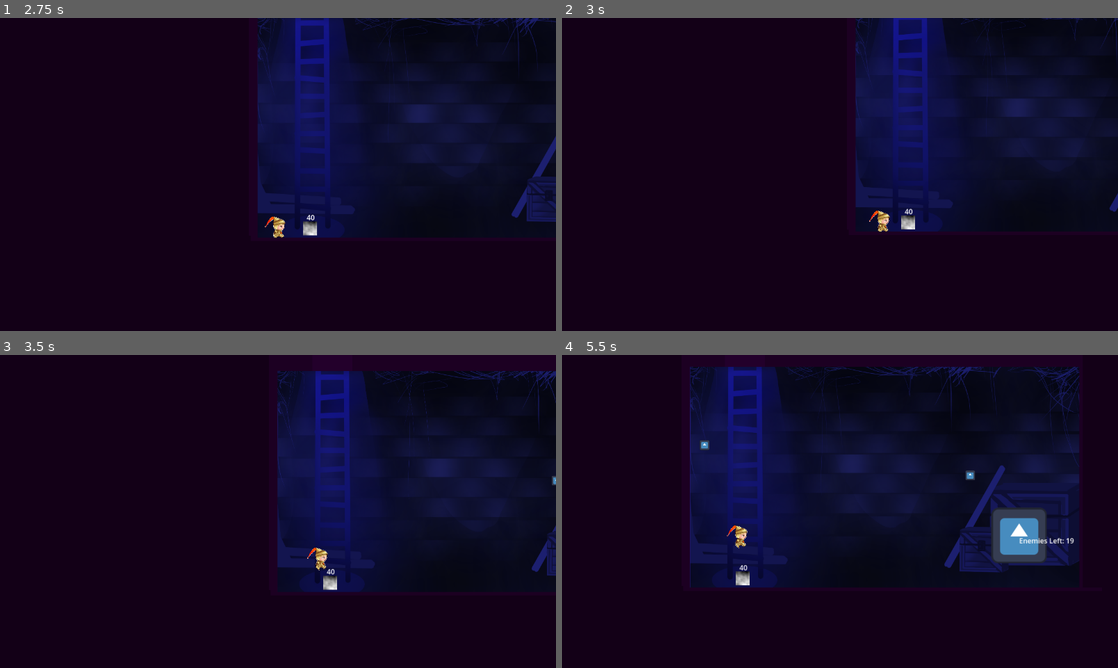
Above: before the commit, frames 1-4 (two rows, left to right).
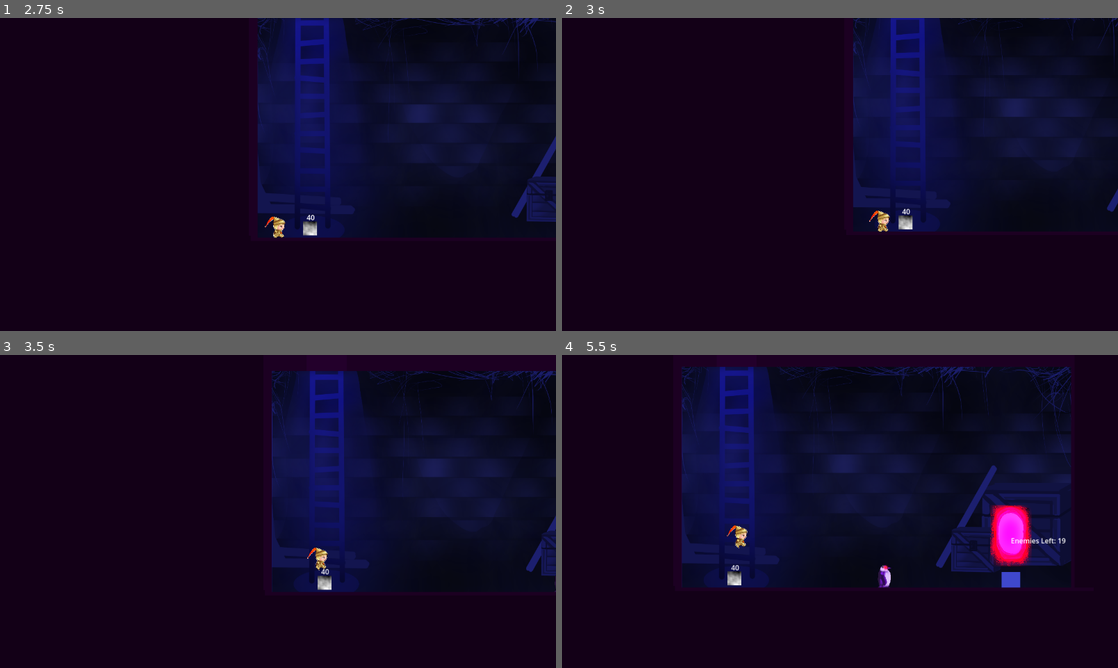
Above: after the commit, the same moments.

Repository: bsu-cs315/Dont-Catch-Your_Breath
Game: Godot game, scene res://menus/menu.tscn
The game is run twice, just before and just after one commit, with the same random seed, the same clock (stepped at 60 frames per second) and the same inputs. The engine's default icon, where the game draws it, is replaced by a stand-in: a white triangle on a blue panel in a dark square.
Inputs (mouse positions are in pixels of both pictures, inside the frame that each line leads up to):
- Up to frame 1 (2.75 s): click "play" at 0.5 s; click "play" at 1.25 s; tap Enter at 2 s; move the mouse to (400, 158) at 2.02 s; hold Right (ui_right) from 2.03 s (still down); click (400, 158) at 2.1 s; tap Up (jump) at 2.27 s
- Up to frame 2 (3 s): keep holding Right (ui_right); move the mouse to (728, 190) at 2.77 s; click (728, 190) at 2.85 s
- Up to frame 3 (3.5 s): keep holding Right (ui_right); tap Up (jump) at 3.02 s
- Up to frame 4 (5.5 s): move the mouse to (895, 442) at 3.52 s; release Right (ui_right) at 3.53 s; hold Left (ui_left) 3.53-4.28 s; click (895, 442) at 3.6 s; move the mouse to (812, 574) at 4.27 s; hold Right (ui_right) from 4.28 s (still down); click (812, 574) at 4.35 s; tap Up (jump) at 4.52, 5.27 s; move the mouse to (1006, 558) at 5.02 s; click (1006, 558) at 5.1 s

Frame 1 is identical in both runs. In frame 2, 1.2% of the frame differs, in the area x 52-100%, y 0-68%; in frame 3, 3.2%; in frame 4, 8.0%, in the area x 21-94%, y 3-75%.

Commit message:
Fix camera and hook inconsistencies

Diff:
--- a/enemies/penguin.tscn
+++ b/enemies/penguin.tscn
@@ -1,14 +1,16 @@
 [gd_scene load_steps=8 format=3 uid="uid://daj8lxcmoqvyx"]
 
-[ext_resource type="Texture2D" uid="uid://bjdk2qfb54ptd" path="res://icon.svg" id="1_ef7w0"]
 [ext_resource type="Script" path="res://enemies/penguin.gd" id="1_fjfwi"]
+[ext_resource type="Texture2D" uid="uid://iwmetjv2hjpw" path="res://enemies/penguin.png" id="2_4uiyc"]
 [ext_resource type="AudioStream" uid="uid://bdnbtd4rccjsh" path="res://enemies/death.wav" id="3_4cq67"]
 [ext_resource type="PackedScene" uid="uid://fboud5ys6od4" path="res://enemies/laser.tscn" id="4_ftkpw"]
 [ext_resource type="PackedScene" uid="uid://ec6g24d6lrjn" path="res://enemies/laser_shooter.tscn" id="4_jbce8"]
 
 [sub_resource type="RectangleShape2D" id="RectangleShape2D_nehnf"]
+size = Vector2(20, 51)
 
 [sub_resource type="RectangleShape2D" id="RectangleShape2D_mp2hn"]
+size = Vector2(16, 40.8)
 
 [node name="penguin" type="CharacterBody2D" groups=["enemy"]]
 collision_layer = 8
@@ -16,11 +18,13 @@
 script = ExtResource("1_fjfwi")
 
 [node name="collision" type="CollisionShape2D" parent="."]
+position = Vector2(0, 21.5)
 shape = SubResource("RectangleShape2D_nehnf")
 
 [node name="sprite" type="Sprite2D" parent="."]
-scale = Vector2(0.175, 0.175)
-texture = ExtResource("1_ef7w0")
+position = Vector2(0, 24)
+scale = Vector2(0.044, 0.044)
+texture = ExtResource("2_4uiyc")
 
 [node name="area" type="Area2D" parent="." groups=["enemy"]]
 scale = Vector2(1.25, 1.25)
@@ -28,6 +32,8 @@
 collision_mask = 22
 
 [node name="collision" type="CollisionShape2D" parent="area"]
+position = Vector2(-2.86102e-07, 17.2)
+scale = Vector2(1, 1)
 shape = SubResource("RectangleShape2D_mp2hn")
 
 [node name="death" type="AudioStreamPlayer" parent="."]
--- a/enemies/phrog.gd
+++ b/enemies/phrog.gd
@@ -23,7 +23,6 @@
 
 	if randf() > .99 and is_on_floor():
 		var random_jump = randf()
-		var random_speed = randf()
 		if random_jump <= .33:
 			velocity.y = JUMP_VELOCITY*.75
 		elif random_jump >= .66:
--- a/objects/spawner.gd
+++ b/objects/spawner.gd
@@ -6,9 +6,9 @@
 
 
 @export var enemy_types : Array[String] = [
-#	"res://enemies/penguin.tscn",
-#	"res://enemies/phrog.tscn",
-#	"res://enemies/blufferfly.tscn",
+	"res://enemies/penguin.tscn",
+	"res://enemies/phrog.tscn",
+	"res://enemies/blufferfly.tscn",
 	"res://enemies/hummerodactyl.tscn",
 ]
 
--- a/objects/spawner.tscn
+++ b/objects/spawner.tscn
@@ -1,8 +1,8 @@
 [gd_scene load_steps=4 format=3 uid="uid://do0vhjq2lm32g"]
 
 [ext_resource type="Script" path="res://objects/spawner.gd" id="1_2j0h4"]
-[ext_resource type="Texture2D" uid="uid://bjdk2qfb54ptd" path="res://icon.svg" id="2_vwm12"]
 [ext_resource type="AudioStream" uid="uid://dnagd7ayt54kr" path="res://menus/start.wav" id="2_w5ya3"]
+[ext_resource type="Texture2D" uid="uid://d1dgsfhns5gja" path="res://objects/portal.png" id="2_wx6oo"]
 
 [node name="spawner" type="Node2D"]
 script = ExtResource("1_2j0h4")
@@ -10,7 +10,8 @@
 [node name="enemies" type="Node" parent="."]
 
 [node name="sprite" type="Sprite2D" parent="."]
-texture = ExtResource("2_vwm12")
+scale = Vector2(0.063, 0.063)
+texture = ExtResource("2_wx6oo")
 
 [node name="enemy_counter_label" type="Label" parent="."]
 offset_right = 40.0
--- a/player_characters/player_character_one/chain/chain.gd
+++ b/player_characters/player_character_one/chain/chain.gd
@@ -17,7 +17,7 @@
 	$release_timer.start(5)
 	$tip/collision.disabled = false
 	$tip/area/collision.disabled = false
-	direction = Vector2(dir.x, dir.y - 120).normalized()
+	direction = Vector2(dir.x, dir.y - 90).normalized()
 	flying = true
 	tip = self.global_position
 
Binary file added: enemies/penguin.png
Not shown, added: enemies/penguin.png.import
Binary file added: objects/portal.png
Not shown, added: objects/portal.png.import
